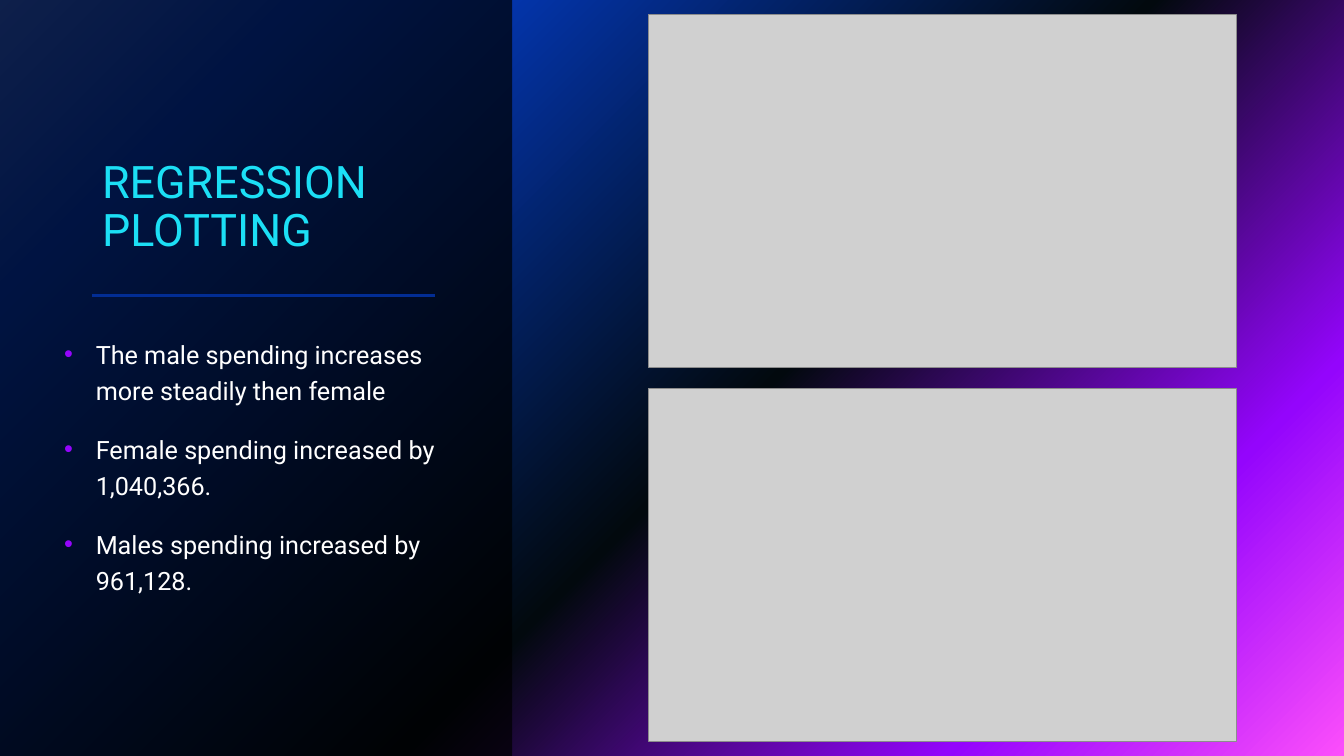
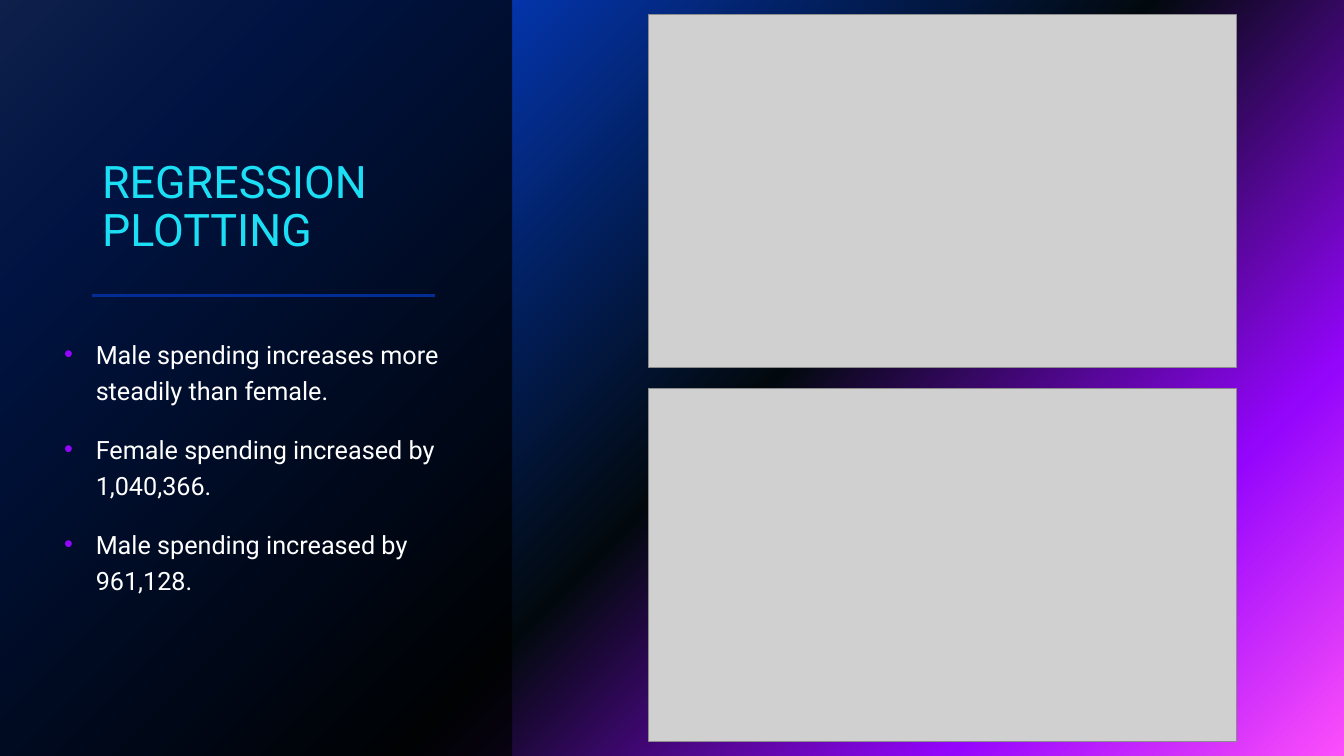
Before and after one commit to vokouns/us-healthcare-spending, a slide deck: slide 11 of Presentation.pptx. Drawn at 1344x756 pixels with LibreOffice and Linux fonts; fonts in the diff are those of the drawing; grey boxes stand for pictures; background and template pictures are left out. Boxes give left, top, right and bottom in pixels: in the first picture for what was removed or moved away, otherwise in the second. Text is boxed around its words. In the diff, an @@ line names an element or a change of style, - is before the commit and + after.

```diff
--- a/Presentation.pptx
+++ b/Presentation.pptx
@@ text at [96, 345, 438, 406]: text changed @@
-• The male spending increases more steadily then female
+• Male spending increases more steadily than female.
@@ text at [96, 535, 407, 594]: text changed @@
-• Males spending increased by 961,128.
+• Male spending increased by 961,128.
```
Also in this commit, not shown: 6 other slides changed, 1 other file.
